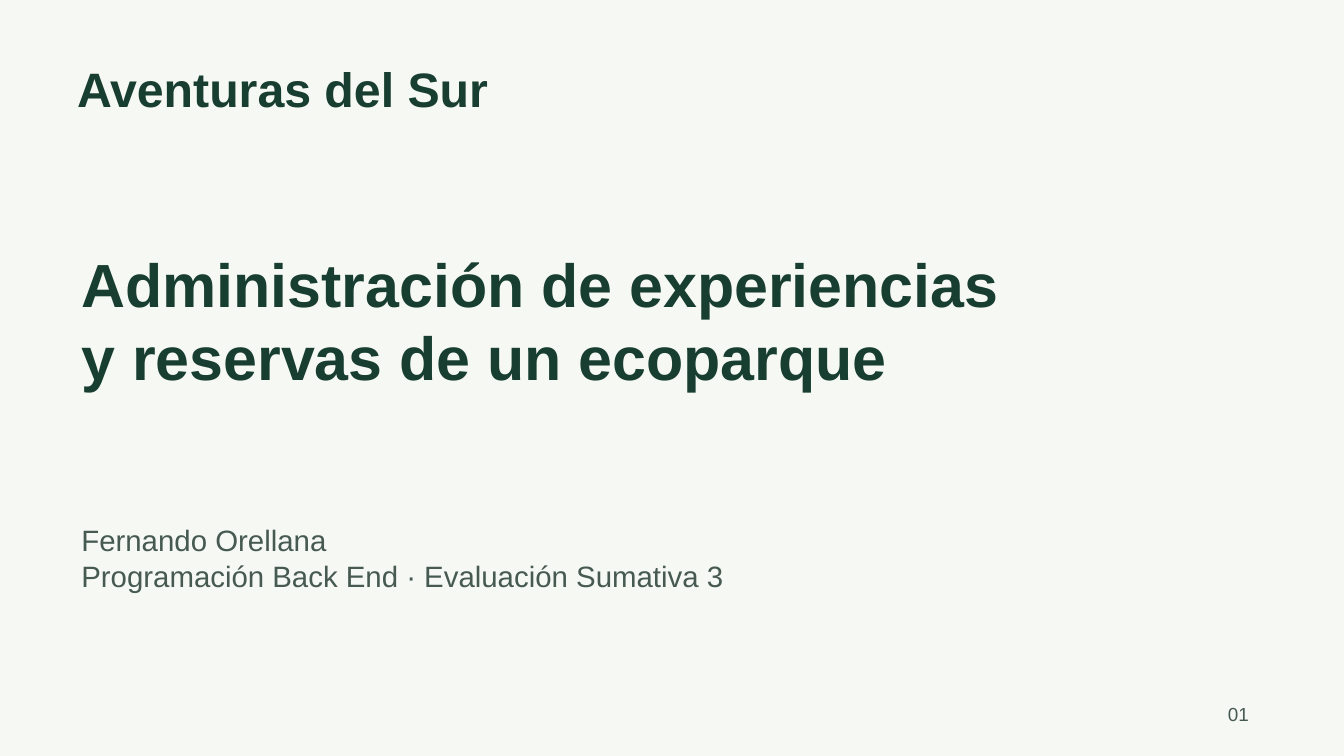
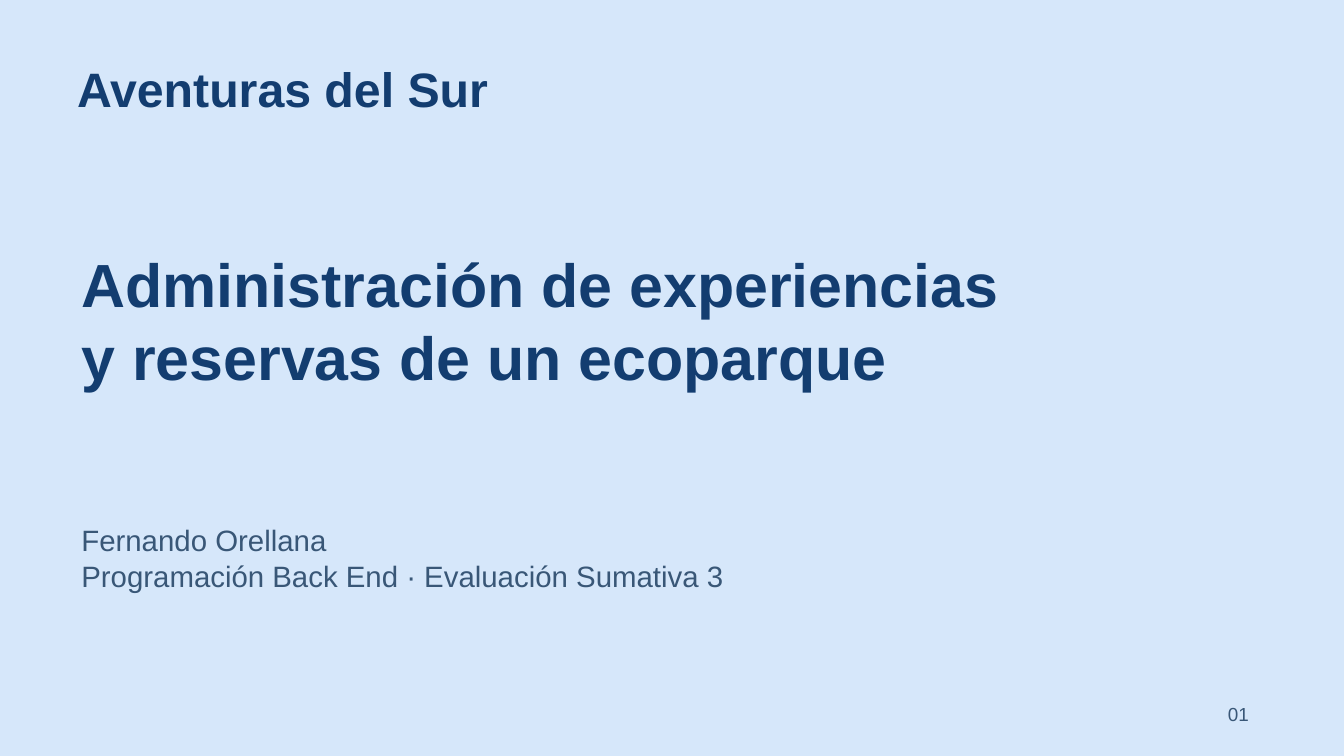
Before and after one commit to ElTortuguita/ES3-Fernando-Orellana, a slide deck: slide 1 of presentacion/Presentacion_ES3_Aventuras_del_Sur.pptx. Drawn at 1344x756 pixels with LibreOffice and Linux fonts; fonts in the diff are those of the drawing. Boxes give left, top, right and bottom in pixels: in the first picture for what was removed or moved away, otherwise in the second. Text is boxed around its words. In the diff, an @@ line names an element or a change of style, - is before the commit and + after.

```diff
--- a/presentacion/Presentacion_ES3_Aventuras_del_Sur.pptx
+++ b/presentacion/Presentacion_ES3_Aventuras_del_Sur.pptx
@@ background #F6F8F4 to #D6E7FA @@
@@ text "Aventuras del Sur" at (77,72,488,108): text colour #173E30 to #133D70 @@
@@ text "Administración de experiencias" at (81,262,998,391): text colour #173E30 to #133D70 @@
@@ text "Fernando Orellana" at (81,529,723,593): text colour #465A51 to #395777 @@
@@ text "01" at (1228,708,1249,721): text colour #465A51 to #395777 @@
```
Also in this commit, not shown: 5 other slides changed, 6 other files.
